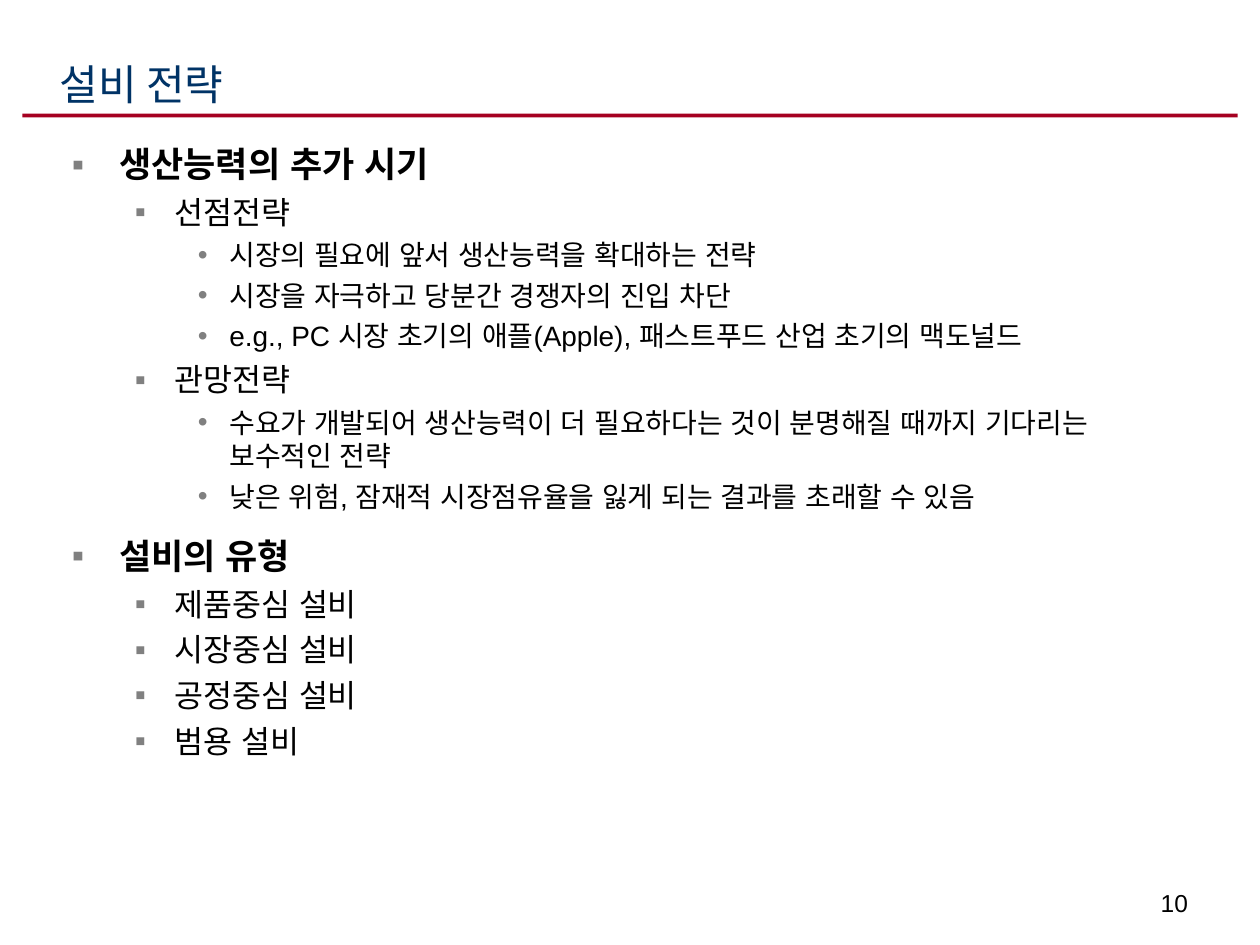
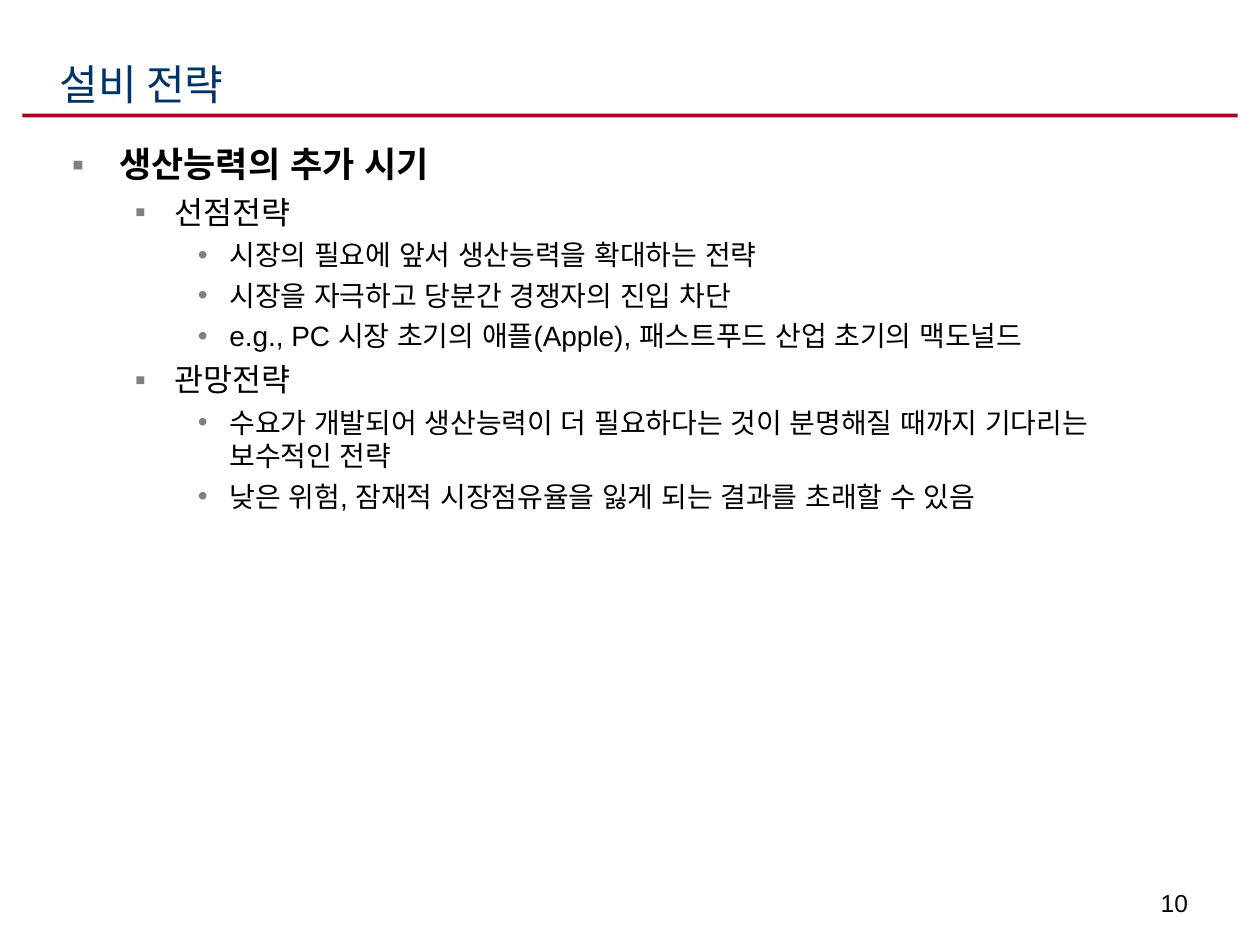
Before and after one commit to ikelab/courses, a slide deck: slide 10 of ppc2016/c08.ppt. Drawn at 1260x945 pixels with LibreOffice and Linux fonts; fonts in the diff are those of the drawing. Boxes give left, top, right and bottom in pixels: in the first picture for what was removed or moved away, otherwise in the second. Text is boxed around its words. In the diff, an @@ line names an element or a change of style, - is before the commit and + after.

```diff
--- a/ppc2016/c08.ppt
+++ b/ppc2016/c08.ppt
@@ text at bbox=[119, 539, 357, 756]: paragraphs removed @@
-▪ 설비의 유형
-  ▪ 제품중심 설비
-  ▪ 시장중심 설비
-  ▪ 공정중심 설비
-  ▪ 범용 설비
```
Also in this commit, not shown: 7 other slides changed, 1 other file.
